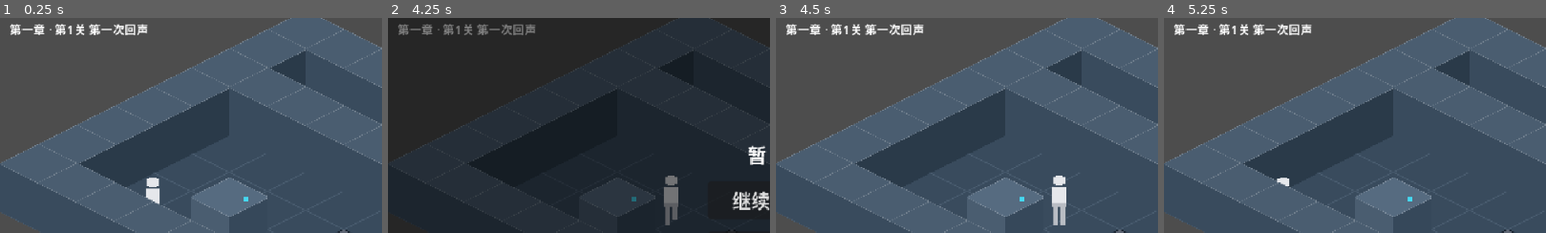
Above: before the commit, frames 1-4 (left to right).
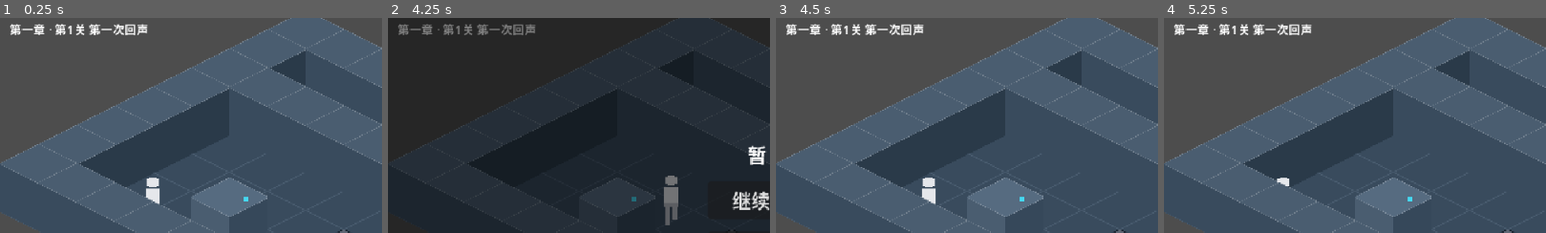
Above: after the commit, the same moments.

Repository: Balsam1213/echoes-of-yesterday
Game: Godot game, scene res://scenes/levels/Level_01.tscn
Same seed, same stepped clock (60 frames per second), same inputs: the game is played once before the commit and once after it.
Inputs (mouse positions are % of the whole screen's width and height, from its top left):
- Up to frame 1 (0.25 s): no input
- Up to frame 2 (4.25 s): tap Enter at 0.5, 3.6 s; move the mouse to (72, 45) at 0.52 s; hold D (move_right) 0.53-1.28 s; tap X (delete_echo) at 0.6 s; click (72, 45) at 0.67 s; move the mouse to (30, 55) at 1.27 s; hold S (move_down) 1.28-2.03 s; tap E (interact) at 1.35 s; move the mouse to (60, 28) at 2.02 s; hold D (move_right) 2.03-2.78 s; tap Space (play_echo) at 2.1 s; move the mouse to (45, 70) at 2.77 s; hold W (move_up) 2.78-3.53 s; tap R (record_toggle) at 2.85 s; click (45, 70) at 2.92 s; move the mouse to (80, 65) at 3.52 s; hold A (move_left) from 3.53 s (still down); tap Escape (pause) at 4.15 s
- Up to frame 3 (4.5 s): release A (move_left) at 4.25 s; click "重新开始本关" at 4.25 s
- Up to frame 4 (5.25 s): tap Backspace (reset_room) at 5 s; move the mouse to (20, 35) at 5.02 s; hold A (move_left) from 5.03 s (still down); tap Tab at 5.1 s
The pictures show only the part of the screen within x 0-50%, y 1-51%; the shares and areas given below are measured in that part.

Frames 1-2 are identical in both runs. In frame 3, 1.1% of the frame differs, in the area x 38-76%, y 73-97%; in frame 4, nothing differs.

Commit message:
fix(level): 通关瞬间冻结世界,通关界面静置 1.2s 后才接受重玩按键(忽略按住键回声),防止移动键误触

Diff:
--- a/EchoesOfYesterday/scenes/ui/UI.tscn
+++ b/EchoesOfYesterday/scenes/ui/UI.tscn
@@ -4,6 +4,7 @@
 [ext_resource type="Script" path="res://scripts/ui/pause_menu.gd" id="2"]
 
 [node name="UI" type="CanvasLayer"]
+process_mode = 3
 script = ExtResource("1")
 
 [node name="HUD" type="Control" parent="."]
--- a/EchoesOfYesterday/scripts/level/level_01_manager.gd
+++ b/EchoesOfYesterday/scripts/level/level_01_manager.gd
@@ -64,12 +64,13 @@
 	if _player.recorder.is_recording:
 		_player.recorder.discard_buffer()  # E-09 预留:通关时静默取消记录
 	_state = State.COMPLETE
+	get_tree().paused = true  # 冻结世界:玩家进门时可能仍按着移动键,冻结保证看清通关界面
 	GameEvents.level_completed.emit(1)
 	SaveManager.mark_level_completed(1)
 
 
 func _on_restart_requested() -> void:
-	if _state != State.COMPLETE:
-		return
+	## 通关界面按任意键 / 暂停菜单"重新开始本关" 共用;解除冻结并全量复位
 	reset_room()
+	get_tree().paused = false
 	_state = State.PLAY
--- a/EchoesOfYesterday/scripts/ui/hud.gd
+++ b/EchoesOfYesterday/scripts/ui/hud.gd
@@ -3,6 +3,7 @@
 ## 状态来源:GameEvents 总线;本层不直接引用关卡节点。
 
 const RECORD_MAX := 30.0
+const COMPLETE_INPUT_DELAY := 1.2  # 通关界面静置秒数:期间吞掉全部输入,防止移动键误触重玩
 
 var _recording := false
 var _record_elapsed := 0.0
@@ -10,6 +11,7 @@
 var _playback_elapsed := 0.0
 var _hint_timer := 0.0
 var _complete := false
+var _complete_ready_at := 0
 
 @onready var _level_label: Label = %LevelLabel
 @onready var _echo_label: Label = %EchoLabel
@@ -62,11 +64,17 @@
 	_hint_timer = UIText.HINT_SECONDS
 
 
-func _unhandled_input(event: InputEvent) -> void:
-	if _complete and event is InputEventKey and event.pressed:
+func _input(event: InputEvent) -> void:
+	## 通关冻结期:_input 先于其他节点处理,吞掉输入(防暂停菜单/移动键误触);
+	## 静置 COMPLETE_INPUT_DELAY 后,接受一次非回声的按键按下 → 重玩
+	if not _complete:
+		return
+	get_viewport().set_input_as_handled()
+	if Time.get_ticks_msec() < _complete_ready_at:
+		return
+	if event is InputEventKey and event.pressed and not event.echo:
 		_complete = false
 		GameEvents.restart_requested.emit()
-		get_viewport().set_input_as_handled()
 
 
 func _set_timeline_state(state: String) -> void:
@@ -117,6 +125,7 @@
 
 func _on_level_completed(_level_id: int) -> void:
 	_complete = true
+	_complete_ready_at = Time.get_ticks_msec() + int(COMPLETE_INPUT_DELAY * 1000.0)
 	_complete_overlay.visible = true
 
 
--- a/EchoesOfYesterday/tools/smoke_screenshot.gd
+++ b/EchoesOfYesterday/tools/smoke_screenshot.gd
@@ -122,7 +122,9 @@
 	print("save_exists=", FileAccess.file_exists("user://save.json"),
 		" content=", FileAccess.get_file_as_string("user://save.json") if FileAccess.file_exists("user://save.json") else "")
 
-	# 4) 按任意键重玩(FR-011):复位到出生点
+	# 4) 按任意键重玩(FR-011):通关冻结 1.2s 后接受按键 → 复位到出生点
+	await _frames(90)
+	_state("complete_settled")
 	await _tap_key(KEY_E)
 	await _frames(WAIT)
 	_state("after_replay")
